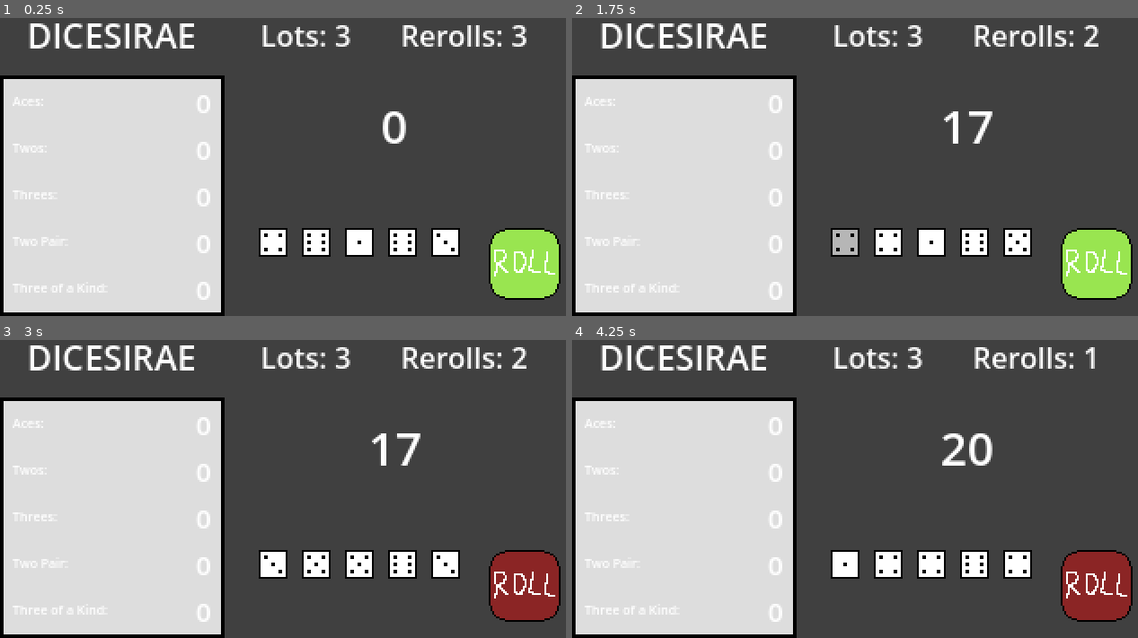
Above: before the commit, frames 1-4 (two rows, left to right).
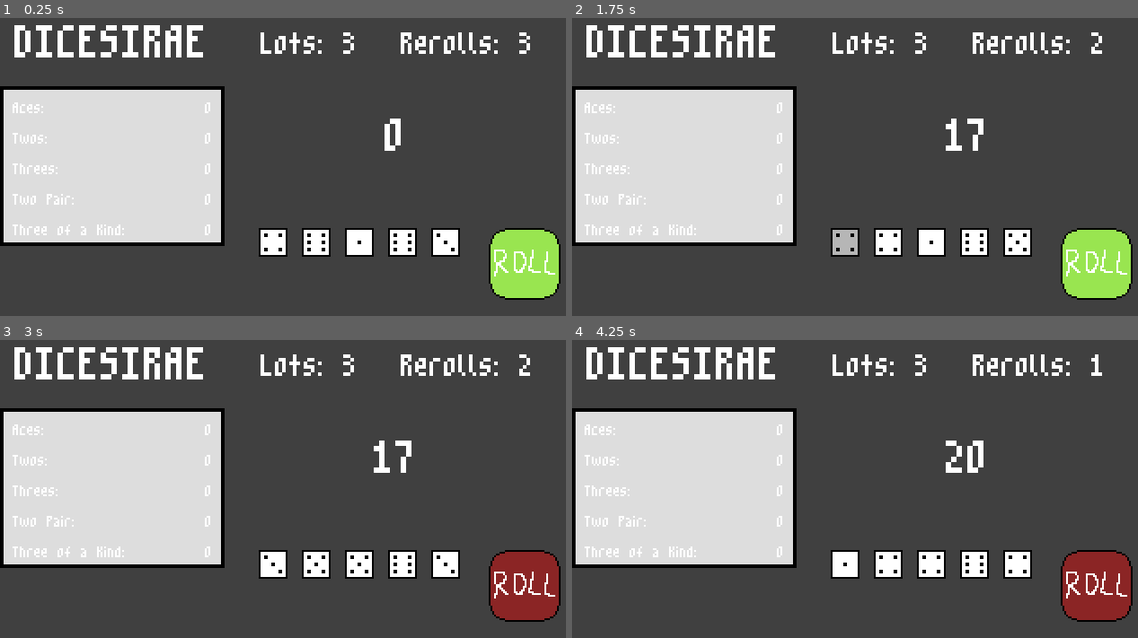
Above: after the commit, the same moments.

Repository: xander6424/DICESIRAE
Game: Godot game, scene res://scenes/main.tscn
Same seed, same stepped clock (60 frames per second), same inputs: the game is played once before the commit and once after it.
Inputs (mouse positions are in pixels of both pictures, inside the frame that each line leads up to):
- Up to frame 1 (0.25 s): no input
- Up to frame 2 (1.75 s): click (1098, 265) at 0.5 s; click (843, 241) at 1.27 s
- Up to frame 3 (3 s): click (526, 587) at 2 s
- Up to frame 4 (4.25 s): click (1098, 587) at 3.5 s

The runs differ from the first frame. In frame 1, 17% of the frame differs, in the area x 0-94%, y 1-100%; in frame 2, 17%; in frame 3, 17%; in frame 4, 17%.

Commit message:
Pixel Font
Switched to a free pixel font that scales correctly.

Diff:
--- a/scenes/main.tscn
+++ b/scenes/main.tscn
@@ -2,6 +2,7 @@
 
 [ext_resource type="Script" uid="uid://7cmu8rbpyh5k" path="res://scripts/main.gd" id="1_0xm2m"]
 [ext_resource type="PackedScene" uid="uid://5ueudmkrdrm3" path="res://scenes/dice.tscn" id="2_h2yge"]
+[ext_resource type="FontFile" uid="uid://dife3qiih4s8x" path="res://assets/m3x6.ttf" id="2_tipki"]
 [ext_resource type="Texture2D" uid="uid://c44hnm2btsig0" path="res://assets/button-on.png" id="3_sugp2"]
 [ext_resource type="Texture2D" uid="uid://cqc6ornt7tcxx" path="res://assets/button-off.png" id="4_jyhfs"]
 [ext_resource type="Texture2D" uid="uid://cdyqgg1lu5v7p" path="res://assets/button-hover.png" id="5_tbgi4"]
@@ -29,7 +30,8 @@
 offset_right = 125.0
 offset_bottom = 46.0
 pivot_offset = Vector2(112.5, 27.5)
-theme_override_font_sizes/font_size = 19
+theme_override_fonts/font = ExtResource("2_tipki")
+theme_override_font_sizes/font_size = 48
 text = "DICESIRAE"
 horizontal_alignment = 1
 vertical_alignment = 1
@@ -40,6 +42,8 @@
 offset_top = 12.0
 offset_right = 207.0
 offset_bottom = 35.0
+theme_override_fonts/font = ExtResource("2_tipki")
+theme_override_font_sizes/font_size = 32
 text = "Lots: "
 
 [node name="Rerolls" type="Label" parent="." unique_id=1891017188]
@@ -48,6 +52,8 @@
 offset_top = 12.0
 offset_right = 285.0
 offset_bottom = 35.0
+theme_override_fonts/font = ExtResource("2_tipki")
+theme_override_font_sizes/font_size = 32
 text = "Rerolls: "
 
 [node name="Score" type="Label" parent="." unique_id=1765731583]
@@ -56,7 +62,8 @@
 offset_top = 56.0
 offset_right = 244.0
 offset_bottom = 92.0
-theme_override_font_sizes/font_size = 26
+theme_override_fonts/font = ExtResource("2_tipki")
+theme_override_font_sizes/font_size = 48
 text = "0"
 horizontal_alignment = 1
 vertical_alignment = 1
@@ -94,9 +101,9 @@
 
 [node name="Scorecard" parent="." unique_id=1927596429 instance=ExtResource("7_o6xl0")]
 offset_left = 62.0
-offset_top = 122.0
+offset_top = 96.0
 offset_right = 62.0
-offset_bottom = 122.0
+offset_bottom = 96.0
 
 [connection signal="reset" from="DiceSet/Dice1" to="." method="_on_reset"]
 [connection signal="roll_done" from="DiceSet/Dice1" to="." method="_on_dice_roll_done"]
--- a/scenes/scorecard.tscn
+++ b/scenes/scorecard.tscn
@@ -1,4 +1,6 @@
 [gd_scene format=3 uid="uid://dxbwxwmifxg8x"]
+
+[ext_resource type="FontFile" uid="uid://dife3qiih4s8x" path="res://assets/m3x6.ttf" id="1_bv5yb"]
 
 [sub_resource type="StyleBoxFlat" id="StyleBoxFlat_3ufj2"]
 bg_color = Color(0.8672607, 0.8672607, 0.86726046, 1)
@@ -20,11 +22,9 @@
 custom_minimum_size = Vector2(125, 0)
 layout_mode = 1
 anchors_preset = -1
-anchor_top = 0.05
-anchor_right = 0.4
-anchor_bottom = 0.794
-offset_top = -9.0
-offset_bottom = -8.919998
+anchor_right = 0.425
+anchor_bottom = 0.49400002
+offset_bottom = 0.0799942
 grow_horizontal = 2
 grow_vertical = 2
 theme_override_styles/panel = SubResource("StyleBoxFlat_3ufj2")
@@ -38,21 +38,23 @@
 
 [node name="VCategoryContainer" type="VBoxContainer" parent="PanelContainer/MarginContainer" unique_id=1523358228]
 layout_mode = 2
+size_flags_vertical = 4
 
-[node name="HCategoryContainer" type="HBoxContainer" parent="PanelContainer/MarginContainer/VCategoryContainer" unique_id=375467602]
+[node name="HCategoryContainer1" type="HBoxContainer" parent="PanelContainer/MarginContainer/VCategoryContainer" unique_id=1242680188]
 layout_mode = 2
-size_flags_vertical = 3
 
-[node name="Category" type="Label" parent="PanelContainer/MarginContainer/VCategoryContainer/HCategoryContainer" unique_id=1286817898]
+[node name="Category" type="Label" parent="PanelContainer/MarginContainer/VCategoryContainer/HCategoryContainer1" unique_id=1777881328]
 layout_mode = 2
 size_flags_horizontal = 0
-theme_override_font_sizes/font_size = 7
+theme_override_fonts/font = ExtResource("1_bv5yb")
+theme_override_font_sizes/font_size = 16
 text = "Aces:"
 
-[node name="Score" type="Label" parent="PanelContainer/MarginContainer/VCategoryContainer/HCategoryContainer" unique_id=1417191481]
+[node name="Score" type="Label" parent="PanelContainer/MarginContainer/VCategoryContainer/HCategoryContainer1" unique_id=2048856967]
 layout_mode = 2
 size_flags_horizontal = 3
-theme_override_font_sizes/font_size = 15
+theme_override_fonts/font = ExtResource("1_bv5yb")
+theme_override_font_sizes/font_size = 16
 text = "0"
 horizontal_alignment = 2
 
@@ -62,13 +64,15 @@
 [node name="Category" type="Label" parent="PanelContainer/MarginContainer/VCategoryContainer/HCategoryContainer2" unique_id=1725738941]
 layout_mode = 2
 size_flags_horizontal = 0
-theme_override_font_sizes/font_size = 7
+theme_override_fonts/font = ExtResource("1_bv5yb")
+theme_override_font_sizes/font_size = 16
 text = "Twos:"
 
 [node name="Score" type="Label" parent="PanelContainer/MarginContainer/VCategoryContainer/HCategoryContainer2" unique_id=2104456316]
 layout_mode = 2
 size_flags_horizontal = 3
-theme_override_font_sizes/font_size = 15
+theme_override_fonts/font = ExtResource("1_bv5yb")
+theme_override_font_sizes/font_size = 16
 text = "0"
 horizontal_alignment = 2
 
@@ -78,13 +82,15 @@
 [node name="Category" type="Label" parent="PanelContainer/MarginContainer/VCategoryContainer/HCategoryContainer3" unique_id=90150924]
 layout_mode = 2
 size_flags_horizontal = 0
-theme_override_font_sizes/font_size = 7
+theme_override_fonts/font = ExtResource("1_bv5yb")
+theme_override_font_sizes/font_size = 16
 text = "Threes:"
 
 [node name="Score" type="Label" parent="PanelContainer/MarginContainer/VCategoryContainer/HCategoryContainer3" unique_id=649307882]
 layout_mode = 2
 size_flags_horizontal = 3
-theme_override_font_sizes/font_size = 15
+theme_override_fonts/font = ExtResource("1_bv5yb")
+theme_override_font_sizes/font_size = 16
 text = "0"
 horizontal_alignment = 2
 
@@ -94,13 +100,15 @@
 [node name="Category" type="Label" parent="PanelContainer/MarginContainer/VCategoryContainer/HCategoryContainer4" unique_id=1369870935]
 layout_mode = 2
 size_flags_horizontal = 0
-theme_override_font_sizes/font_size = 7
+theme_override_fonts/font = ExtResource("1_bv5yb")
+theme_override_font_sizes/font_size = 16
 text = "Two Pair:"
 
 [node name="Score" type="Label" parent="PanelContainer/MarginContainer/VCategoryContainer/HCategoryContainer4" unique_id=1589129638]
 layout_mode = 2
 size_flags_horizontal = 3
-theme_override_font_sizes/font_size = 15
+theme_override_fonts/font = ExtResource("1_bv5yb")
+theme_override_font_sizes/font_size = 16
 text = "0"
 horizontal_alignment = 2
 
@@ -110,12 +118,14 @@
 [node name="Category" type="Label" parent="PanelContainer/MarginContainer/VCategoryContainer/HCategoryContainer5" unique_id=1315914761]
 layout_mode = 2
 size_flags_horizontal = 0
-theme_override_font_sizes/font_size = 7
+theme_override_fonts/font = ExtResource("1_bv5yb")
+theme_override_font_sizes/font_size = 16
 text = "Three of a Kind:"
 
 [node name="Score" type="Label" parent="PanelContainer/MarginContainer/VCategoryContainer/HCategoryContainer5" unique_id=814175496]
 layout_mode = 2
 size_flags_horizontal = 3
-theme_override_font_sizes/font_size = 15
+theme_override_fonts/font = ExtResource("1_bv5yb")
+theme_override_font_sizes/font_size = 16
 text = "0"
 horizontal_alignment = 2
Binary file added: assets/m3x6.ttf
Not shown, added: assets/m3x6.ttf.import
